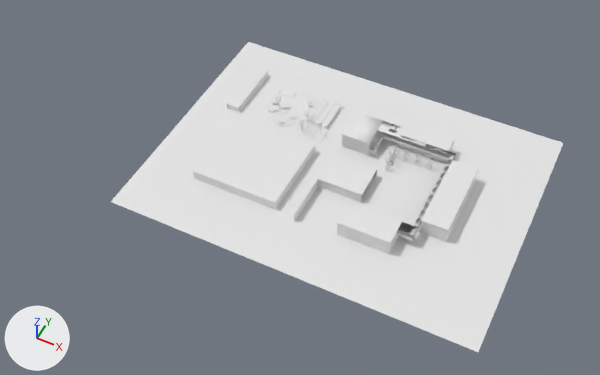
The FBX model blender/map/map.fbx as it was, and as the next commit left it.
Camera for both pictures: a 50 mm camera at (46.0, -156.3, 180.9) aimed at (-28.0, -8.2, -4.2). Arrows for +X, +Y and +Z are at lower left; the lights stay in place. Materials are left out; every surface is plain grey. Where no turn or scale is listed for an object, it has been applied to the vertices. Vertices at the same position are counted once.

Objects in the first picture: 'EPITA', 'Plane.002', 'Plane.006', 'Travaux', 'baby foot sup.001', 'batiment 3 sup bio', 'batiment sup bio 2', 'batiment sup bio 4', 'batiment supbio.001', 'batiment supbiotech 1'.
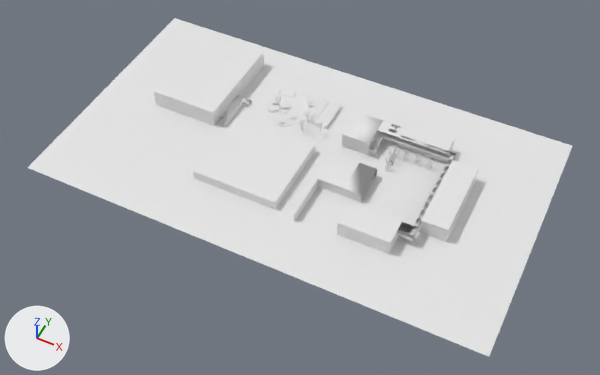
The change, as a diff of the scene's bpy script:
```diff
--- a/blender/map/map.fbx.py
+++ b/blender/map/map.fbx.py
@@ me_cube_012 @@
 # used by ob_baby_foot_sup_001; location = (-16.7, -3.3, 1.0); rotation_euler = (-3.142, 0.0, 0.0), in degrees (-180, 0, 0); scale = (-2.91, -5.65, -1.0)
-me_cube_012.from_pydata(...)  # 121 vertices, 77 faces; spans x -2.97..1.86, y -3.59..1.0, z -1.09..2.24
+me_cube_012.from_pydata(...)  # 123 vertices, 80 faces; spans x -2.97..1.86, y -3.59..1.0, z -1.09..2.24
+# me_cube_012 part 1
+# 3 vertices are removed from x -2.96..-2.88, y -1.0..-0.98, z 2.24
+# 11 faces are deleted
+# 5 new vertices lie (0.0, 0.0, 3.23) away from vertices in x -2.96..-1.66, y 0.99, z -1.0
+# 14 new faces join them
@@ me_cube_040_1 @@
+me_cube_040_1.from_pydata(...)  # 175 vertices, 160 faces; spans x -2.09..3.55, y -10.19..2.86, z -1.12..0.86
@@ ob_plane_002 @@
 ob_plane_002 = bpy.data.objects.new('Plane.002', me_plane_013)
-ob_plane_002.location = (-17.4, 0.0, 0.0)
-ob_plane_002.scale = (55.0, 40.8, 40.8)
+ob_plane_002.location = (-31.0, 0.0, 0.0)
+ob_plane_002.scale = (71.4, 40.8, 40.8)
@@ ob_epita @@
 ob_epita = bpy.data.objects.new('EPITA', me_cube_056)
-ob_epita.location = (-60.2, 18.2, 1.0)
-ob_epita.scale = (2.18, 9.86, 1.0)
+ob_epita.location = (-72.5, 15.8, 2.9)
+ob_epita.scale = (10.8, 16.4, 2.84)
@@ ob_cube_001 @@
+ob_cube_001 = bpy.data.objects.new('Cube.001', me_cube_040_1)
+ob_cube_001.location = (-59.6, 10.6, 1.1)
```

Boxes [x1, y1, x2, y2] around the edits, measured in the pictures (600 x 375 px; the box of a moved part takes in the faces that stretch with it):
'Plane.002', moved, rescaled (20% wider, 9% taller): before [111, 42, 563, 352]; after [28, 18, 572, 357]
'EPITA', moved, rescaled (158% wider, 102% taller): before [226, 67, 268, 112]; after [154, 34, 264, 126]
'Cube.001', added: after [220, 95, 252, 127]
part 1 of me_cube_012, moved or reshaped: [344, 163, 377, 195] in both
